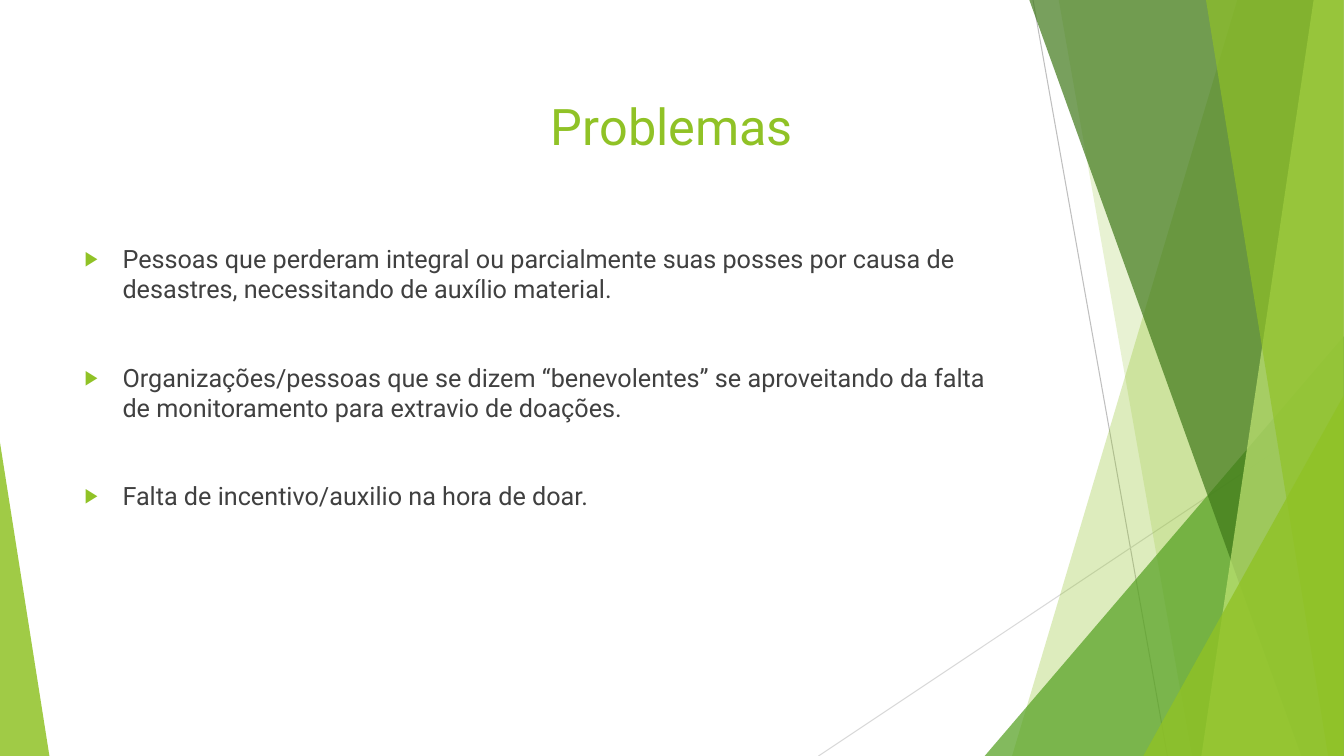
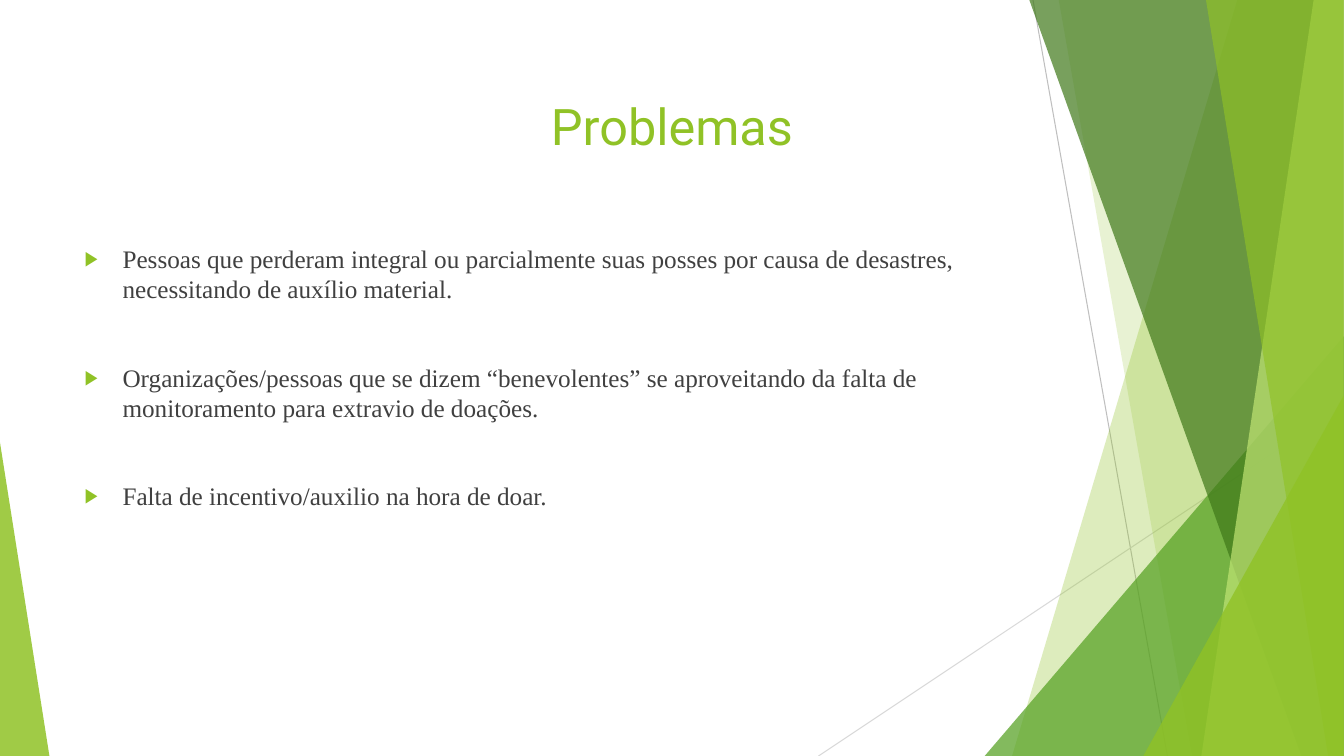
Before and after one commit to HACKATONA-ES-2019/lobosCiberneticos, a slide deck: slide 2 of CorrenteSolidaria.ppt.pptx. Drawn at 1344x756 pixels with LibreOffice and Linux fonts; fonts in the diff are those of the drawing. Boxes give left, top, right and bottom in pixels: in the first picture for what was removed or moved away, otherwise in the second. Text is boxed around its words. In the diff, an @@ line names an element or a change of style, - is before the commit and + after.

Commit message:
Arrumada a fonte da letra da apresentação

```diff
--- a/CorrenteSolidaria.ppt.pptx
+++ b/CorrenteSolidaria.ppt.pptx
@@ text "Pessoas que perderam integral ou ..." at box(123, 250, 953, 506): font Roboto to Times New Roman @@
```
